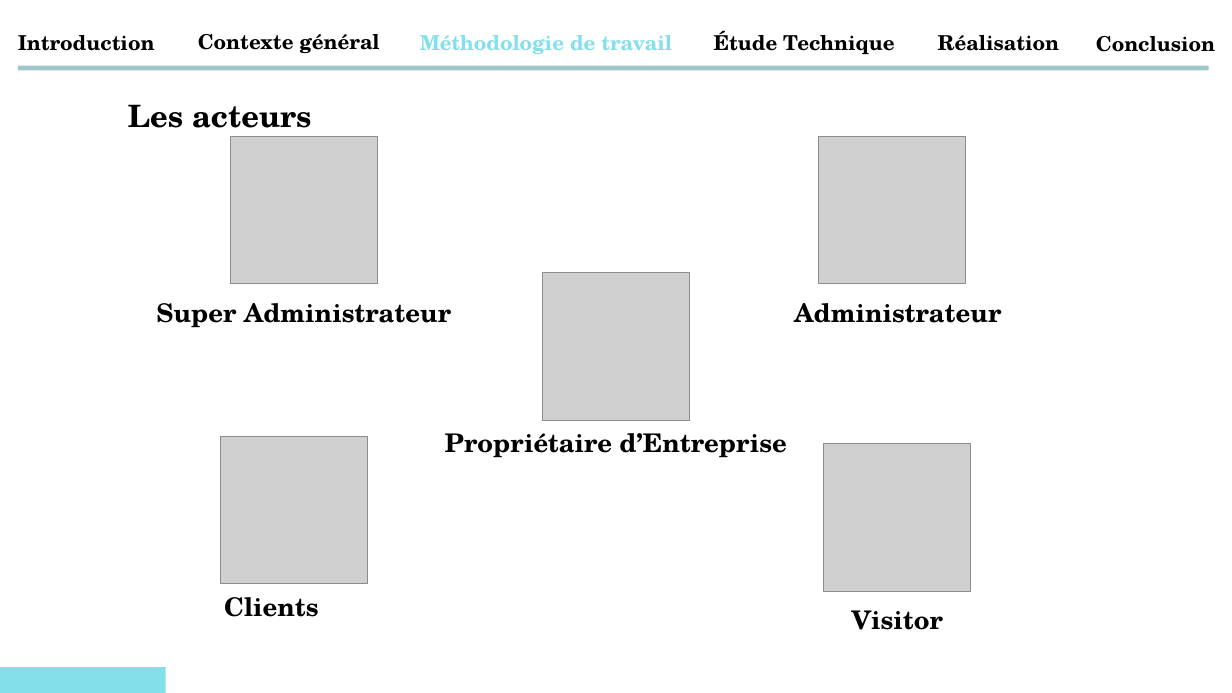
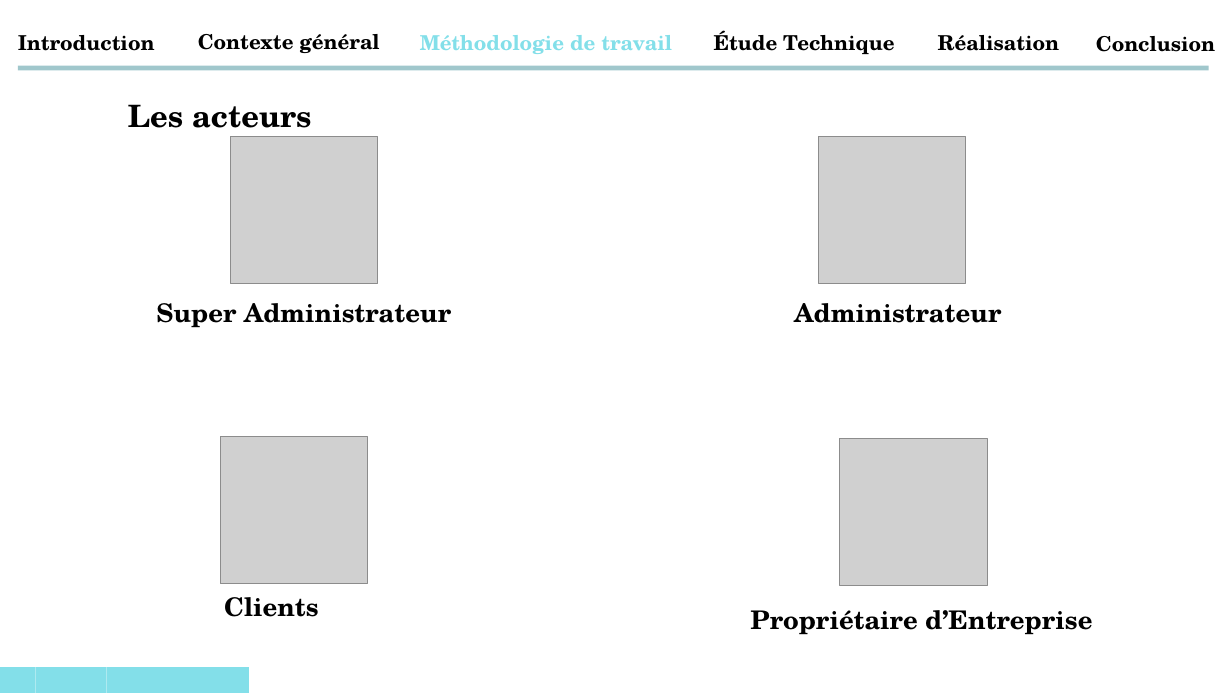
Before and after one commit to abdessamadtanafaat/AdminDashboard, a slide deck: slide 8 of PRESENTATION PFA/Presentatin PFA .pptx (slide 10 before the commit). Drawn at 1232x693 pixels with LibreOffice and Linux fonts; fonts in the diff are those of the drawing; grey boxes stand for pictures; background and template pictures are left out. Boxes give left, top, right and bottom in pixels: in the first picture for what was removed or moved away, otherwise in the second. Text is boxed around its words. In the diff, an @@ line names an element or a change of style, - is before the commit and + after.

```diff
--- a/PRESENTATION PFA/Presentatin PFA .pptx
+++ b/PRESENTATION PFA/Presentatin PFA .pptx
@@ picture removed at [823,444,970,591] @@
@@ picture: place and size @@
-picture at [543,273,689,420]
+picture at [840,439,987,586]
@@ text "Propriétaire d’Entreprise": place and size @@
-text "Propriétaire d’Entreprise" at [445,433,786,458]
+text "Propriétaire d’Entreprise" at [750,610,1092,635]
@@ text removed at [852,610,943,630] @@
-Visitor
@@ rectangle added at [0,671,1232,693], fill #FFFFFF @@
@@ rectangle added at [0,666,36,693], fill #83DFE9 @@
@@ rectangle added at [36,666,72,693], fill #83DFE9 @@
@@ rectangle: place and size @@
-rectangle at [0,666,165,693]
+rectangle at [71,666,107,693]
@@ rectangle added at [107,666,143,693], fill #83DFE9 @@
@@ rectangle added at [142,666,178,693], fill #83DFE9 @@
@@ rectangle added at [177,666,213,693], fill #83DFE9 @@
@@ rectangle added at [213,666,250,693], fill #83DFE9 @@
```
Also in this commit, not shown: 24 other slides changed, 13 slides added.
